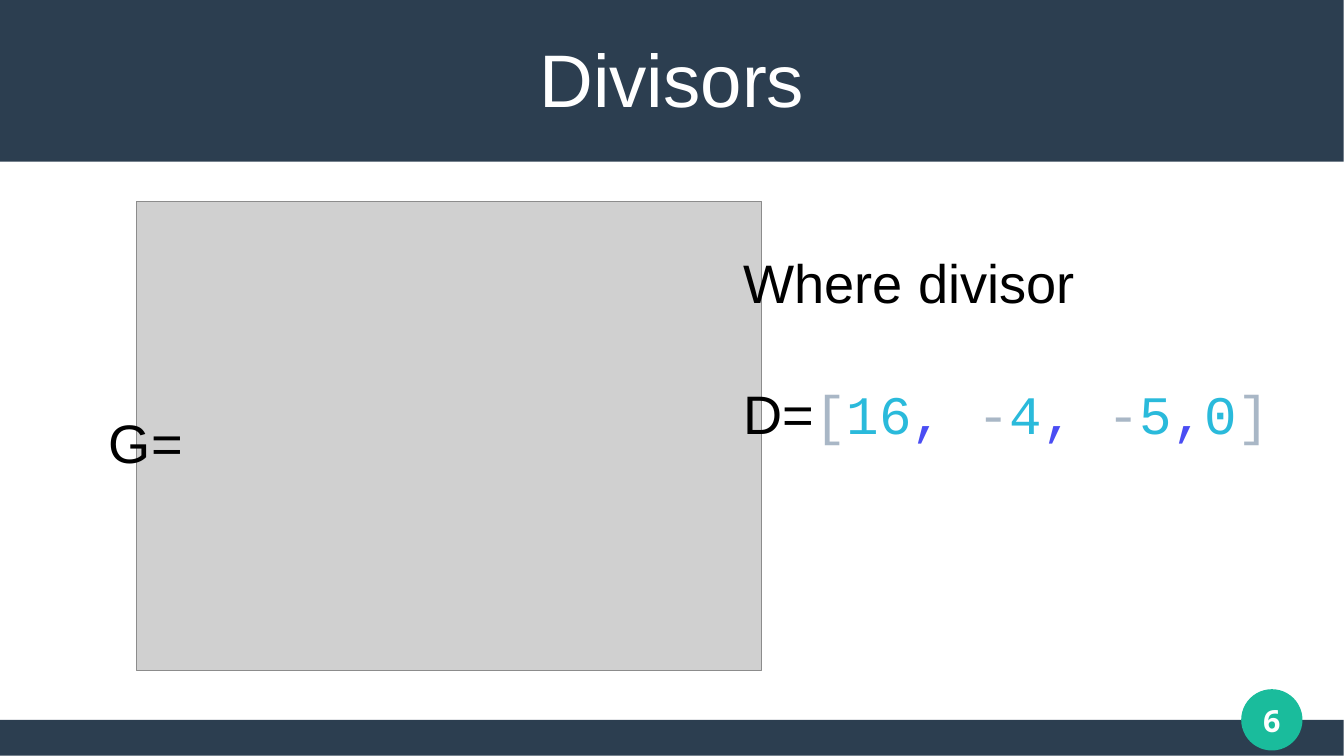
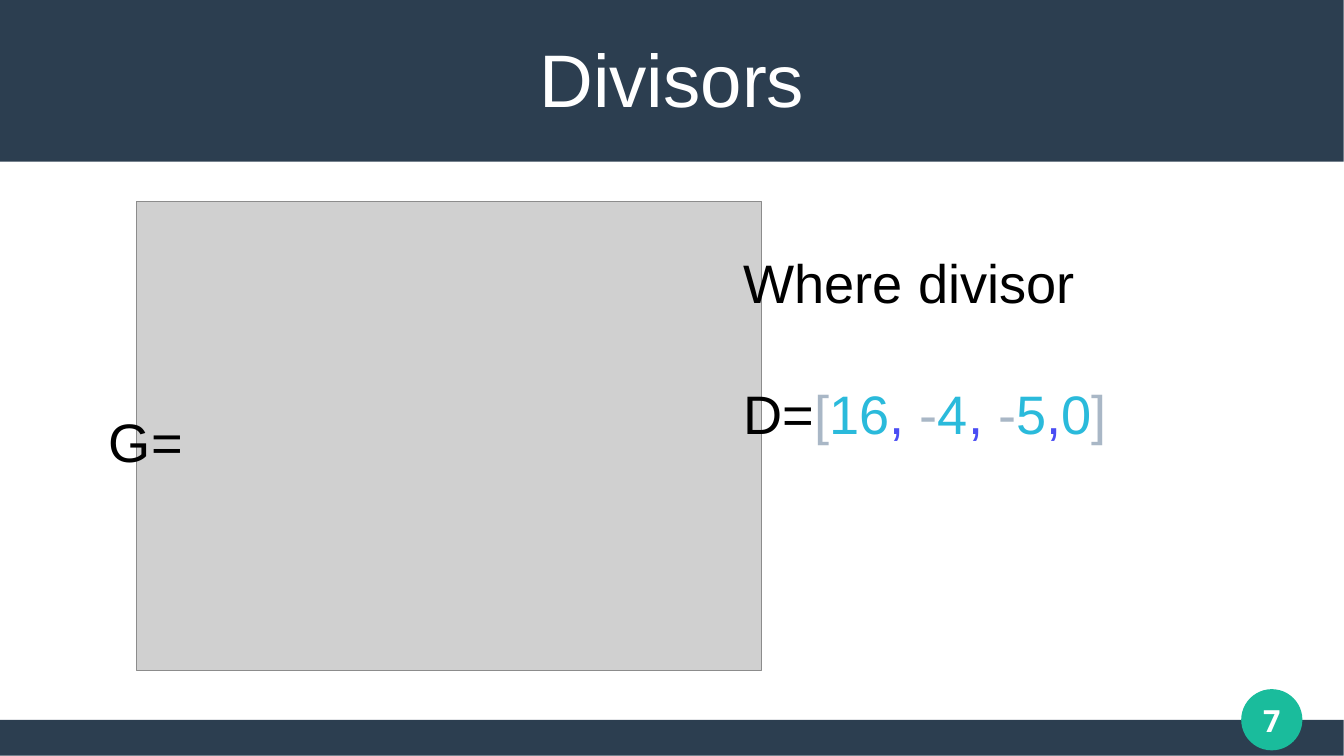
Before and after one commit to matthew-pisano/ChipFiring, a slide deck: slide 7 of Docs/generalPresentation.pptx (slide 6 before the commit). Drawn at 1344x756 pixels with LibreOffice and Linux fonts; fonts in the diff are those of the drawing; grey boxes stand for pictures. Boxes give left, top, right and bottom in pixels: in the first picture for what was removed or moved away, otherwise in the second. Text is boxed around its words. In the diff, an @@ line names an element or a change of style, - is before the commit and + after.

```diff
--- a/Docs/generalPresentation.pptx
+++ b/Docs/generalPresentation.pptx
@@ text at [743,391,1107,443]: font Courier New to Arial in "D=[16, -4, -5,0]" @@
@@ page number at [1263,710,1280,732]: text changed @@
-6
+7
```
Also in this commit, not shown: 11 other slides changed, 2 slides added, 7 other files.
